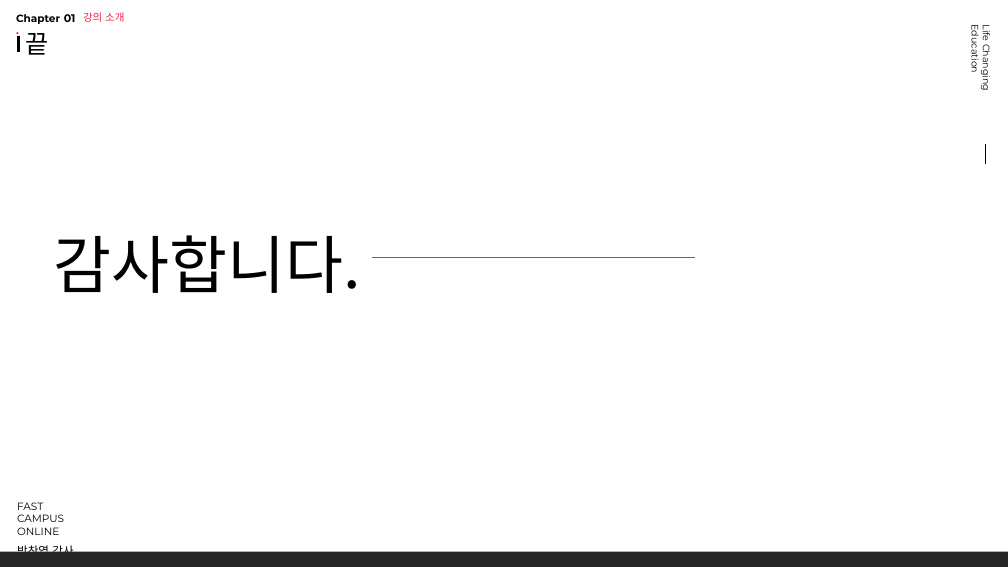
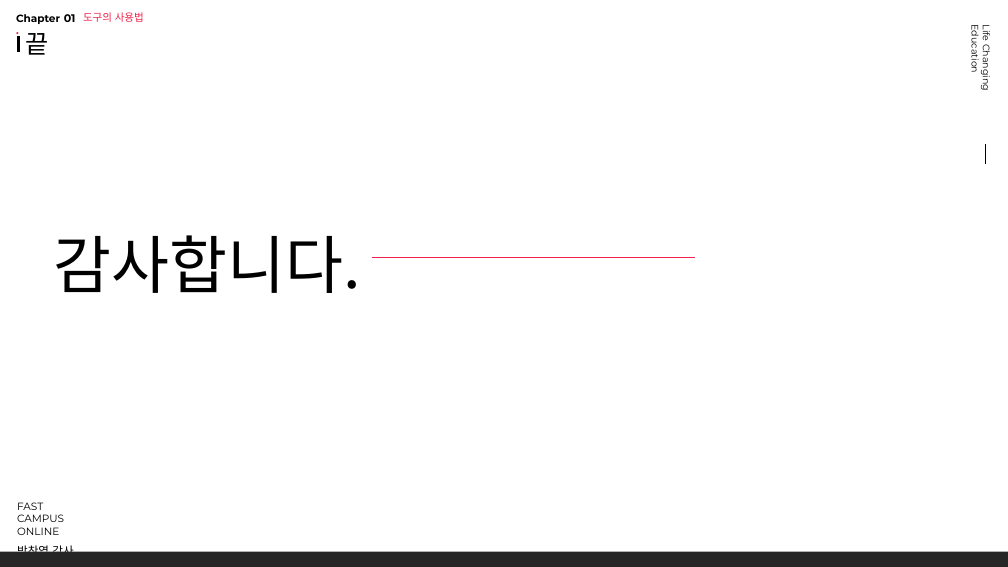
Before and after one commit to mrchypark/fcf-R-basic, a slide deck: slide 2 of slide/chapter01_01.pptx (slide 4 before the commit). Drawn at 1008x567 pixels with LibreOffice and Linux fonts; fonts in the diff are those of the drawing; background and template pictures are left out. Boxes give left, top, right and bottom in pixels: in the first picture for what was removed or moved away, otherwise in the second. Text is boxed around its words. In the diff, an @@ line names an element or a change of style, - is before the commit and + after.

```diff
--- a/slide/chapter01_01.pptx
+++ b/slide/chapter01_01.pptx
@@ text at (x1=83, y1=12, x2=144, y2=22): text changed @@
-강의 소개
+도구의 사용법
```
Also in this commit, not shown: 1 slide added, 3 slides removed, 22 other files.
